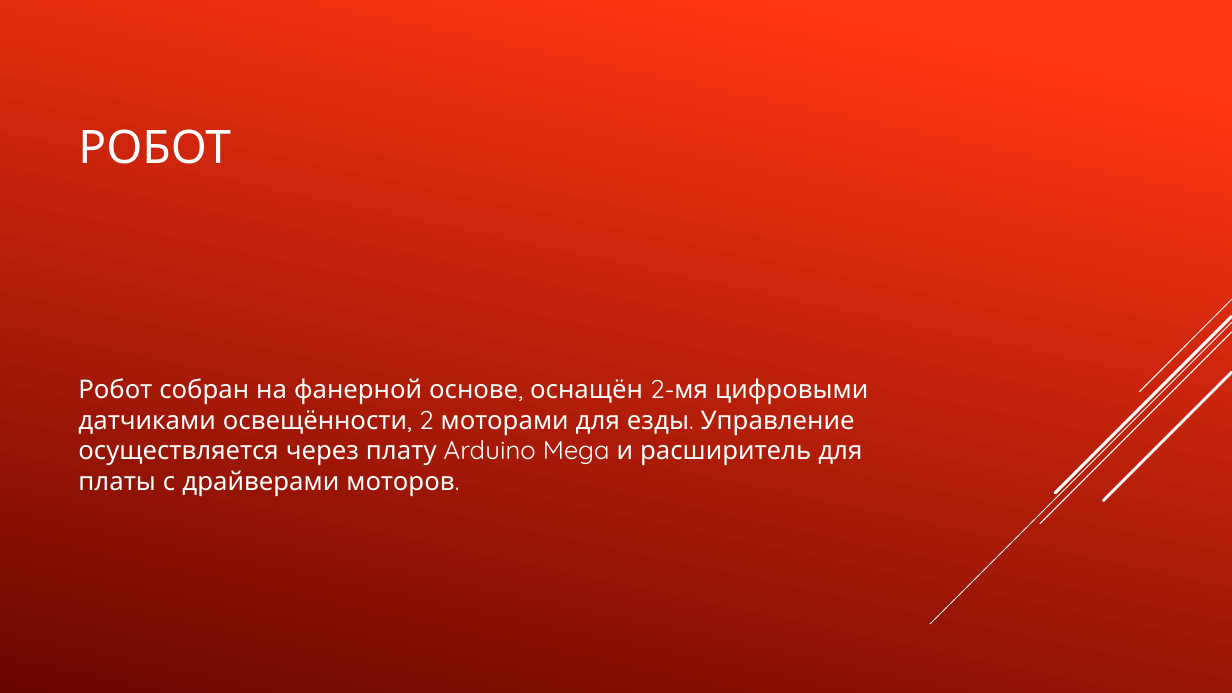
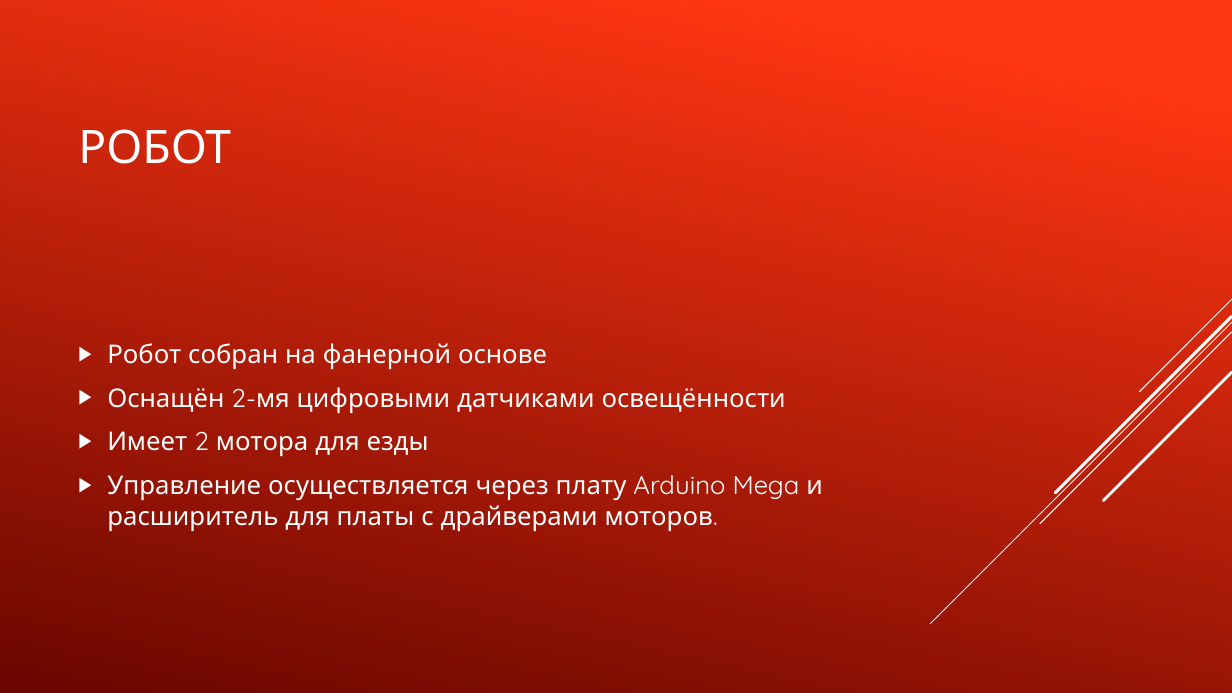
Before and after one commit to TransoChel/ProjectRobotLogistic, a slide deck: slide 4 of Проект «Робот-логист».pptx. Drawn at 1232x693 pixels with LibreOffice and Linux fonts; fonts in the diff are those of the drawing. Boxes give left, top, right and bottom in pixels: in the first picture for what was removed or moved away, otherwise in the second. Text is boxed around its words. In the diff, an @@ line names an element or a change of style, - is before the commit and + after.

```diff
--- a/Проект «Робот-логист».pptx
+++ b/Проект «Робот-логист».pptx
@@ text at box(107, 343, 823, 531): text changed @@
-Робот собран на фанерной основе, оснащён 2-мя цифровыми датчиками освещённости, 2 моторами для езды. Управление осуществляется через плату Arduino Mega и расширитель для платы с драйверами моторов.
+▶ Робот собран на фанерной основе
+▶ Оснащён 2-мя цифровыми датчиками освещённости
+▶ Имеет 2 мотора для езды
+▶ Управление осуществляется через плату Arduino Mega и расширитель для платы с драйверами моторов.
```
Also in this commit, not shown: 2 other slides changed, 5 slides added, 1 slide removed, 5 other files.
